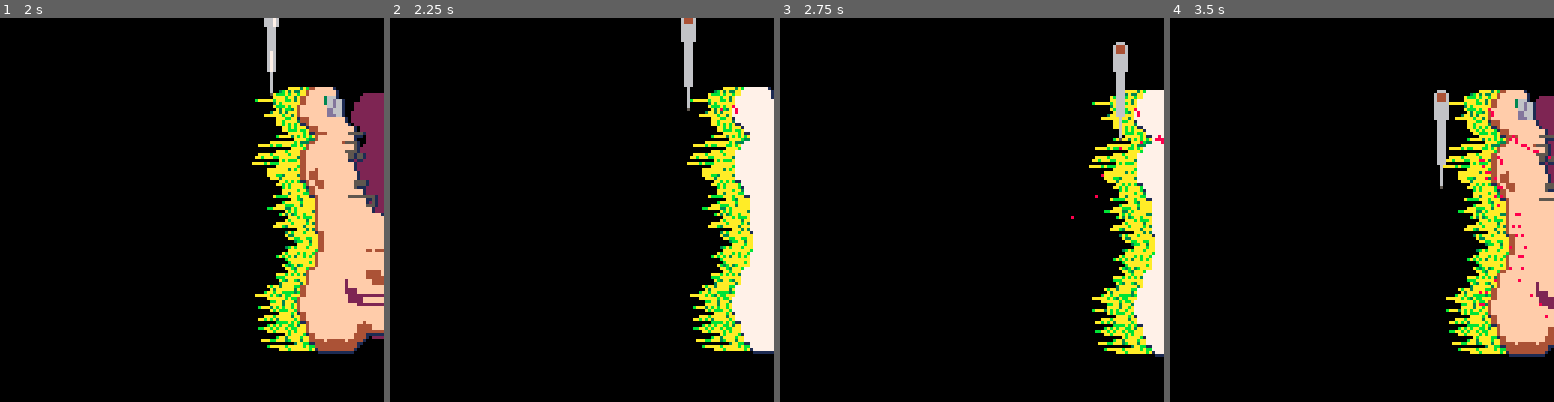
Above: before the commit, frames 1-4 (left to right).
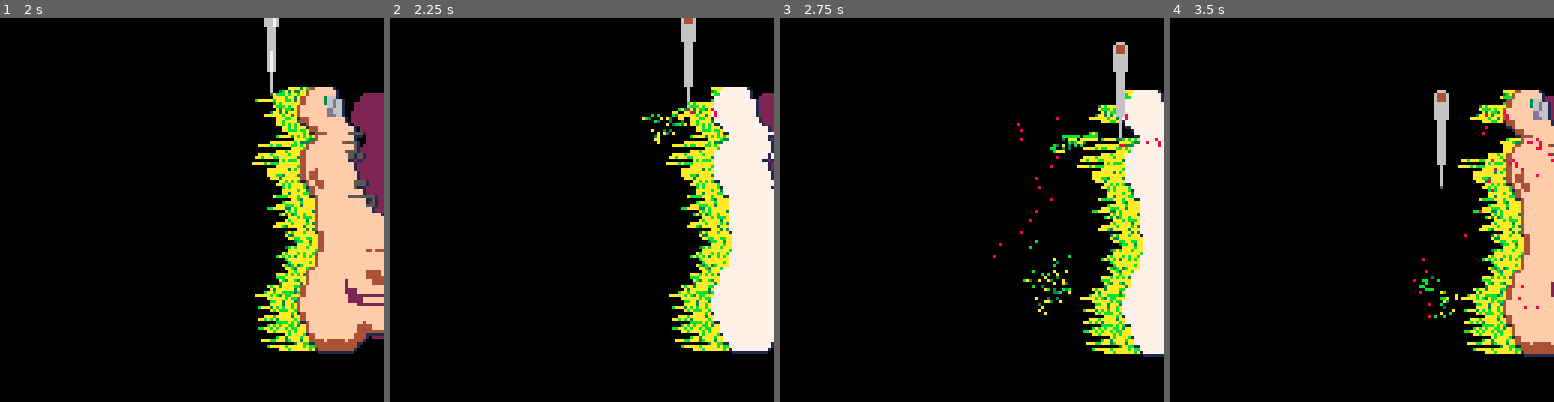
Above: after the commit, the same moments.

Repository: PingSquad/shenanijam
Game: PICO-8 cartridge dwarven-ale.p8
The game is run twice, just before and just after one commit, with the same random seed, the same clock (stepped at 60 frames per second) and the same inputs.
Inputs:
- Up to frame 1 (2 s): tap X (X key) at 0.33, 1.07, 1.85 s; tap O (Z key) at 0.7, 1.7 s; hold Right from 1.6 s (still down)
- Up to frame 2 (2.25 s): release Right at 2.1 s; tap O (Z key) at 2.1 s; hold Up from 2.15 s (still down)
- Up to frame 3 (2.75 s): release Up at 2.42 s; hold Right from 2.47 s (still down); tap O (Z key) at 2.5 s
- Up to frame 4 (3.5 s): tap O (Z key) at 2.9, 3.3 s; tap X (X key) at 2.97 s; release Right at 3.03 s; hold Left from 3.08 s (still down)

Frame 1 is identical in both runs. In frame 2, 9.3% of the frame differs, in the area x 65-100%, y 17-88%; in frame 3, 6.5%; in frame 4, 9.8%, in the area x 63-100%, y 18-89%.

Commit message:
small particle system w/fungus + blood

Diff:
--- a/dwarven-ale.p8
+++ b/dwarven-ale.p8
@@ -18,13 +18,14 @@
 function _init()
  init_foot()
  init_knife1()
+ init_particle_gen()
 end
 
 function _update()
  t+=1
-
  update_knife1()
  update_foot()
+ update_particle_gen()
 end
 
 function _draw()
@@ -32,6 +33,7 @@
  draw_fungus()
  draw_foot()
  draw_knife1()
+ draw_particle_gen()
  debug.f()
 end
 
@@ -80,7 +82,7 @@
  update_fungus()
  for bf in all(f.blood_spouts) do
   bf:update()
-  if bf.hp <= 0 and #bf.drops <= 0 then
+  if bf.hp <= -20 then
    --we can remove while iterating
    del(f.blood_spouts, bf)
   end
@@ -145,6 +147,7 @@
 
 -- fungus
 function init_fungus()
+ fungus_colors = {10,11,3}
  fungus_grow_speed = 10
  fungus_seed = rnd(128)
  fungus = {}
@@ -179,11 +182,31 @@
 end
 
 function cut_fungus(x,y)
- x = flr(x-foot.offx)
- y = flr(foot.y-y-foot.offy)
+ x = flr(x-foot.offx)+1
+ y = flr(y-foot.y-foot.offy)
  f = fungus[y]
  if (not f) return
- y = f.y
+ y = f.y+foot.offy
+ cut = false
+ for fx=f.x-f.l,x do
+  cut = true
+  c=choose(fungus_colors)
+  ac=pget(x,y)
+  for fc in all(fungus_colors) do
+   if fc==ac then
+    c=ac
+    break
+   end
+  end
+  add(particles,
+   make_particle(
+    fx,y,
+    -rnd(1.5)-1,rnd(1),
+    c,1,0
+   ) -- add die function to add to cauldron
+  )
+ end
+ if(cut)f.l = flr(f.x-x)
 
 end
 
@@ -223,21 +246,17 @@
   n=n or rnd(5),
   hp=hp or 100,
   drain=1,
-  drops={},
   update=function(self)
    x = self.x + foot.offx
    y = self.y + foot.offy
    if self.hp > 0 and rnd(100)<self.n then
     for i=0,self.n,100 do
-     add(self.drops, make_drop(x,y,
-                               self.dx*(rnd(.5)+1),
-                               self.dy*(rnd(.5)+1)))
-    end
-   end
-   for d in all(self.drops) do
-    d:update()
-    if d.hp<=0 then
-     del(self.drops, d)
+     add(particles,
+      make_particle(
+       x,y,
+       self.dx*(rnd(.5)+1),
+       self.dy*(rnd(.5)+1),
+       8,1,0))
     end
    end
    self.hp-=self.drain
@@ -246,19 +265,43 @@
    x = self.x + foot.offx
    y = self.y + foot.offy
    pset(x,y,8)pset(x+1,y+1,8)pset(x+1,y+2,8)
-   for d in all(self.drops) do
-    d:draw()
+  end
+ }
+end
+
+-- particle generator
+function init_particle_gen()
+ particles = {}
+end
+
+function update_particle_gen()
+
+   for d in all(particles) do
+    d:update()
+    if d.hp<=0 then
+     del(particles, d)
+    end
    end
-  end
- }
-end
-
-function make_drop(x,y,dx,dy)
+end
+function draw_particle_gen()
+ for d in all(particles) do
+  d:draw()
+ end
+end
+
+-- particle
+function make_particle(x,y,dx,dy,
+                       c,hp,drain,
+                       die_func)
  return {
   x=x, y=y,
   dx=dx, dy=dy,
+  c=c,
   dec=.8,
-  hp=1,
+  hp=hp,
+  drain=drain,
+  dead=false,
+  die=die_func or function()end, -- empty function on default
   update=function(self)
    self.dx*=self.dec
    self.dy+=grav
@@ -269,9 +312,17 @@
    if self.y >= lvl[lvl.current].bottom then
     self.hp=0
    end
+   if self.hp <= 0 then
+    if not dead then
+     self:die()
+    end
+    dead=true
+   end
+
+   self.hp-=self.drain
   end,
   draw=function(self)
-   pset(self.x,self.y,8)
+   pset(self.x,self.y,self.c)
   end
  }
 end
@@ -342,10 +393,16 @@
  -- elseif flr(k.x)>=lp then -- cut
  -- end
 
- if phit_colors(k.x,k.y, {3,10,11}) then -- cut
+ --if phit_colors(k.x,k.y, {3,10,11}) then -- cut
+ -- cut_fungus(k.x,k.y)
+ --elseif
+ if phit_colors(k.x,k.y, {4,15}) then -- hurt
+  cut_foot(k.x,k.y)
+ else
+  cut_fungus(k.x,k.y-2)
+  cut_fungus(k.x,k.y-1)
   cut_fungus(k.x,k.y)
- elseif phit_colors(k.x,k.y, {4,15}) then -- hurt
-  cut_foot(k.x,k.y)
+
  end
 end
 
